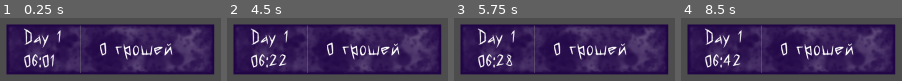
Above: before the commit, frames 1-4 (left to right).
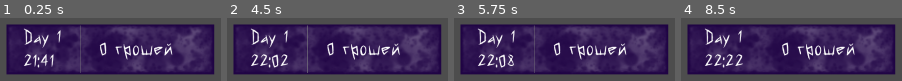
Above: after the commit, the same moments.

Repository: Nick-labs/GvsC
Game: Godot game, scene res://autoload/ShopCatalog.tscn
The game is run twice, just before and just after one commit, with the same random seed, the same clock (stepped at 60 frames per second) and the same inputs. This scene is started directly instead of the project's main scene.
Inputs (mouse positions are in pixels of both pictures, inside the frame that each line leads up to):
- Up to frame 1 (0.25 s): no input
- Up to frame 2 (4.5 s): tap Enter (ui_accept) at 0.5, 0.77, 1.25, 3.77 s; move the mouse to (outside the picture) at 0.52 s; press the mouse at (outside the picture) at 0.53 s; release the mouse at (outside the picture) at 1.25 s; drag from (outside the picture) to (outside the picture) at 1.27 s; move the mouse to (outside the picture) at 2.02 s; press the mouse at (outside the picture) at 2.03 s; release the mouse at (outside the picture) at 2.75 s; drag from (outside the picture) to (outside the picture) at 2.77 s; move the mouse to (outside the picture) at 3.52 s; press the mouse at (outside the picture) at 3.53 s; release the mouse at (outside the picture) at 4.25 s; drag from (outside the picture) to (outside the picture) at 4.27 s
- Up to frame 3 (5.75 s): move the mouse to (outside the picture) at 5.02 s; press the mouse at (outside the picture) at 5.03 s
- Up to frame 4 (8.5 s): release the mouse at (outside the picture) at 5.75 s; drag from (outside the picture) to (outside the picture) at 5.77 s; move the mouse to (outside the picture) at 6.52 s; press the mouse at (outside the picture) at 6.53 s; tap Enter (ui_accept) at 6.77, 7.25 s; release the mouse at (outside the picture) at 7.25 s; drag from (outside the picture) to (outside the picture) at 7.27 s; move the mouse to (outside the picture) at 8.02 s; press the mouse at (outside the picture) at 8.03 s

The runs differ from the first frame. In frame 1, 1.8% of the frame differs, in the area x 10-25%, y 57-80%; in frame 2, 4.5%; in frame 3, 2.2%; in frame 4, 5.8%, in the area x 10-79%, y 11-88%.

Commit message:
Balance shop prices

Diff:
--- a/autoload/time_manager.gd
+++ b/autoload/time_manager.gd
@@ -6,7 +6,7 @@
 
 @export var minutes_per_second: float = 5.0
 
-var _total_minutes: int = 360
+var _total_minutes: int = 1300
 var _minute_progress: float = 0.0
 
 var paused := false
--- /dev/null
+++ b/resources/intro/slide_0.tres
@@ -0,0 +1,7 @@
+[gd_resource type="Resource" script_class="IntroSlide" format=3 uid="uid://ch0h8hkfcksye"]
+
+[ext_resource type="Script" uid="uid://dmjn35k24jf0n" path="res://scripts/intro_slide.gd" id="1_ut5ph"]
+
+[resource]
+script = ExtResource("1_ut5ph")
+metadata/_custom_type_script = "uid://dmjn35k24jf0n"
--- a/resources/upgrade_data/backpack_upgrade_data.tres
+++ b/resources/upgrade_data/backpack_upgrade_data.tres
@@ -4,6 +4,6 @@
 
 [resource]
 script = ExtResource("1_08idl")
-type = 1
 value = 10
+price_step = 200
 metadata/_custom_type_script = "uid://bdtlrvduouae5"
--- a/resources/upgrade_data/incubator_upgrade_data.tres
+++ b/resources/upgrade_data/incubator_upgrade_data.tres
@@ -5,4 +5,5 @@
 [resource]
 script = ExtResource("1_qhmb4")
 type = 4
+price_step = 200
 metadata/_custom_type_script = "uid://bdtlrvduouae5"
--- a/resources/upgrade_data/loft_upgrade_data.tres
+++ b/resources/upgrade_data/loft_upgrade_data.tres
@@ -5,4 +5,6 @@
 [resource]
 script = ExtResource("1_o8bou")
 type = 3
+base_price = 50
+price_step = 40
 metadata/_custom_type_script = "uid://bdtlrvduouae5"
--- a/scripts/defense/defense.gd
+++ b/scripts/defense/defense.gd
@@ -55,6 +55,10 @@
 func _on_base_destroyed():
 	TimeManager.pause()
 
+	PlayerData.money *= 0.2
+
+	farm_destroyed.emit()
+
 	enemy_spawner.remove_all_enemies()
 	await base_destroyed.play()
 
--- a/scripts/farm/loft.gd
+++ b/scripts/farm/loft.gd
@@ -66,6 +66,13 @@
 	return null
 
 
+func kill_pigeons():
+	for cell in cells:
+		var pigeon := cell.take_pigeon()
+		if pigeon != null:
+			pigeon.queue_free()
+
+
 func add_pigeon(pigeon: Pigeon) -> bool:
 	var cell := get_free_cell()
 
--- a/scripts/main.gd
+++ b/scripts/main.gd
@@ -41,6 +41,8 @@
 	shop.farm_pressed.connect(show_farm)
 
 	PlayerData.victory.connect(_on_victory)
+
+	defense.farm_destroyed.connect(_on_farm_destroyed)
 
 
 func _show_intro():
@@ -116,3 +118,7 @@
 
 func _on_warning_requested(text, duration):
 	await UIManager.show_message(text, duration)
+
+
+func _on_farm_destroyed():
+	farm.loft.kill_pigeons()
